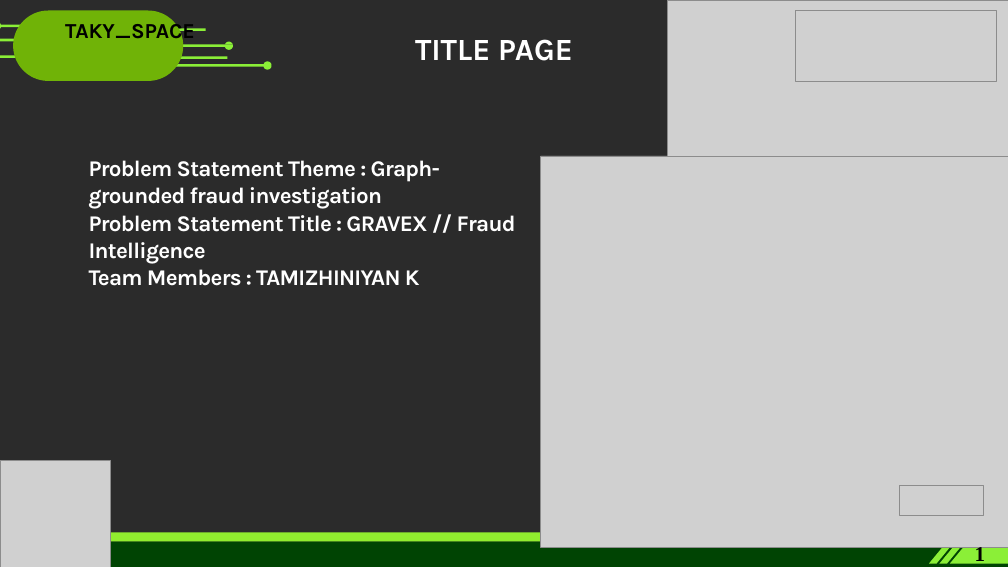
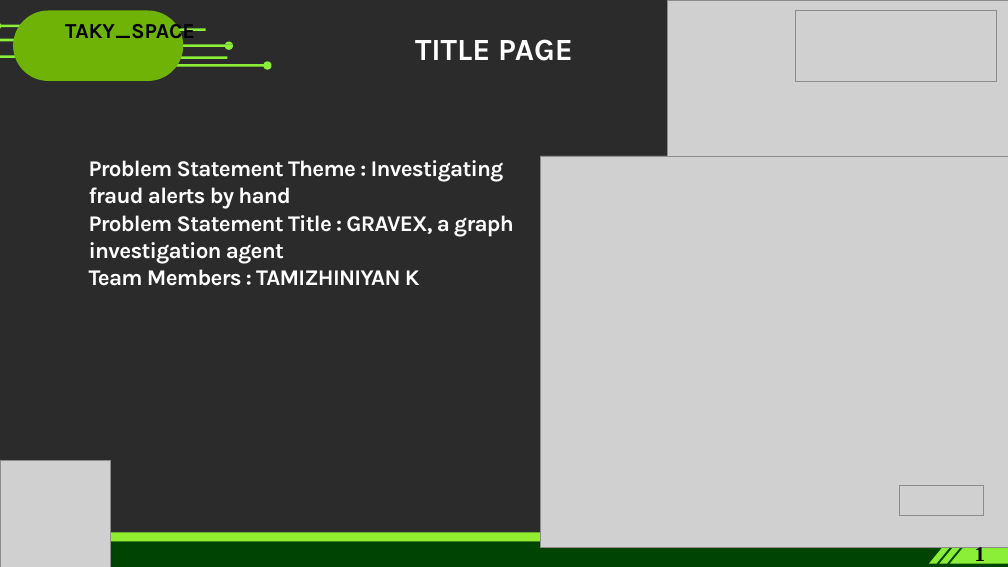
Before and after one commit to Taky170106/HHGOA, a slide deck: slide 1 of docs/HHGoa_2026_Presentation.pptx. Drawn at 1008x567 pixels with LibreOffice and Linux fonts; fonts in the diff are those of the drawing; grey boxes stand for pictures; background and template pictures are left out; a plain dark background stands for a picture behind light text. Boxes give left, top, right and bottom in pixels: in the first picture for what was removed or moved away, otherwise in the second. Text is boxed around its words. In the diff, an @@ line names an element or a change of style, - is before the commit and + after.

```diff
--- a/docs/HHGoa_2026_Presentation.pptx
+++ b/docs/HHGoa_2026_Presentation.pptx
@@ text at (x1=89, y1=160, x2=514, y2=264): text changed @@
-Problem Statement Theme : Graph-grounded fraud investigation
-Problem Statement Title : GRAVEX // Fraud Intelligence
+Problem Statement Theme : Investigating fraud alerts by hand
+Problem Statement Title : GRAVEX, a graph investigation agent
```
Also in this commit, not shown: 7 other slides changed.
